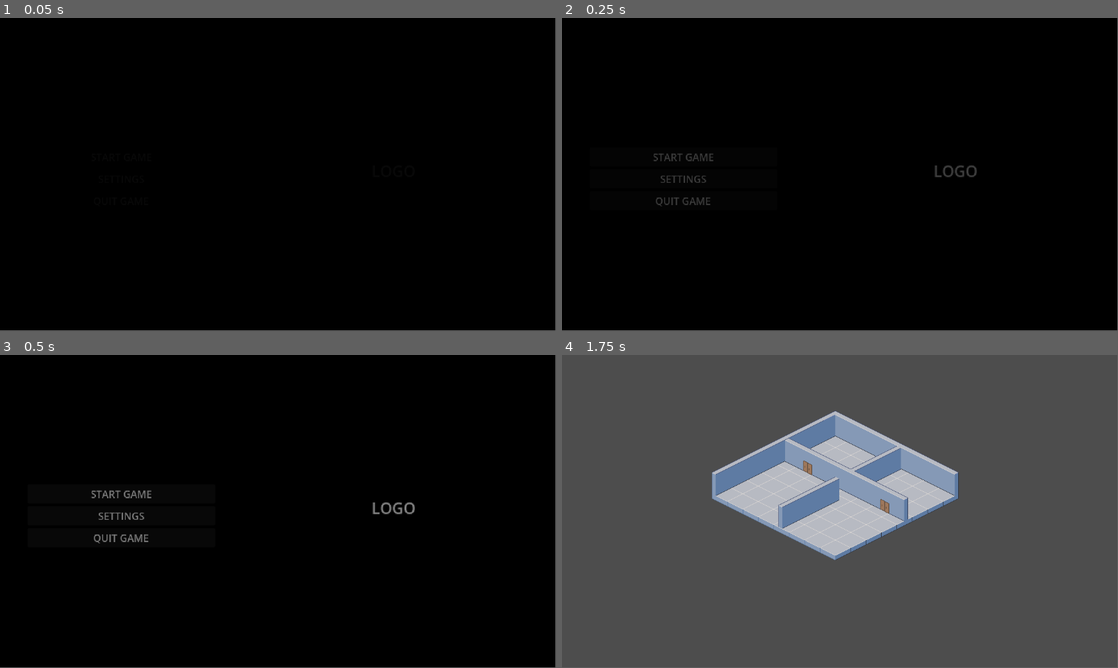
Above: before the commit, frames 1-4 (two rows, left to right).
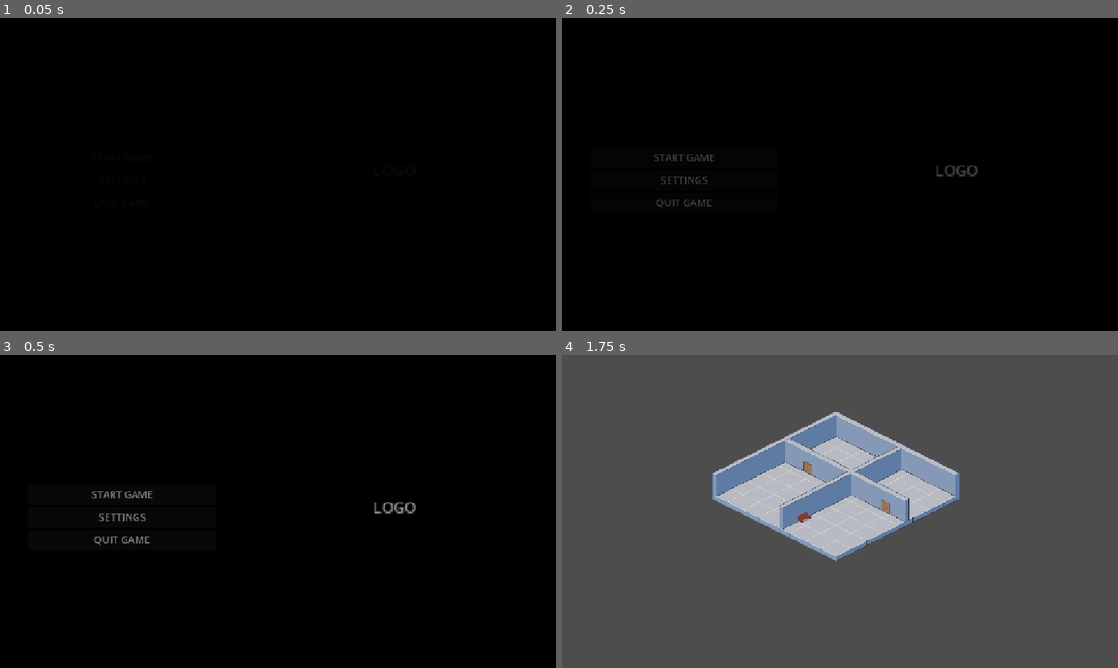
Above: after the commit, the same moments.

Repository: g3evorz/Thera-Cup-Manage-Your-Clinic
Game: Godot game, scene res://scene/home_screen.tscn
Two runs of this game, one before a commit and one after it. Both use one fixed random seed, a clock stepped at 60 frames per second and the inputs below.
Inputs:
- Up to frame 1 (0.05 s): no input
- Up to frame 2 (0.25 s): no input
- Up to frame 3 (0.5 s): no input
- Up to frame 4 (1.75 s): click "START GAME" at 0.5 s; click "START GAME" at 1.25 s
In our replay, the window is 799x449 before the commit and 800x450 after it. These sizes can differ from the game's own. Grey fills any space a smaller window leaves; there, only what the larger window draws over its background counts as a difference.

The runs differ from the first frame. In frame 2, 0.5% of the frame differs, in the area x 16-75%, y 43-61%; in frame 3, 0.7%; in frame 4, 1.8%, in the area x 27-72%, y 17-66%.
Error in both runs: Cannot call method 'change_scene_to_file' on a null value. (res://scripts/home_screen.gd:13)

Commit message:
resolution fix

Diff:
--- a/project.godot
+++ b/project.godot
@@ -15,6 +15,10 @@
 config/features=PackedStringArray("4.4", "Forward Plus")
 config/icon="res://icon.svg"
 
+[display]
+
+window/stretch/mode="canvas_items"
+
 [dotnet]
 
 project/assembly_name="MAGE_11"
--- a/scene/clinic.tscn
+++ b/scene/clinic.tscn
@@ -7,6 +7,7 @@
 [ext_resource type="Texture2D" uid="uid://dwykgev1ci3wt" path="res://Texture/Wall_right_door.png" id="4_pin8a"]
 [ext_resource type="Texture2D" uid="uid://cjnd24lk8f2g8" path="res://Texture/Floor.png" id="4_sxmuj"]
 [ext_resource type="Texture2D" uid="uid://cxy5iej2i03ia" path="res://Texture/Wall_left_corner.png" id="5_48us0"]
+[ext_resource type="Texture2D" uid="uid://b12a6qcta5tlh" path="res://Texture/Chair_left.png" id="5_b1va5"]
 [ext_resource type="Texture2D" uid="uid://u1etossvldjt" path="res://Texture/Wall_corner.png" id="5_hgldb"]
 [ext_resource type="Texture2D" uid="uid://8h5fpl4t0ar0" path="res://Texture/Wall_left_border.png" id="5_pin8a"]
 [ext_resource type="Texture2D" uid="uid://dwm06t8i6wts" path="res://Texture/Wall_right_corner.png" id="8_48us0"]
@@ -31,6 +32,11 @@
 0:0/size_in_atlas = Vector2i(1, 2)
 0:0/0 = 0
 0:0/0/texture_origin = Vector2i(0, -13)
+
+[sub_resource type="TileSetAtlasSource" id="TileSetAtlasSource_wnowi"]
+texture = ExtResource("5_b1va5")
+texture_region_size = Vector2i(64, 32)
+0:1/0 = 0
 
 [sub_resource type="TileSetAtlasSource" id="TileSetAtlasSource_fxxox"]
 texture = ExtResource("5_48us0")
@@ -110,6 +116,7 @@
 sources/9 = SubResource("TileSetAtlasSource_gcsg6")
 sources/10 = SubResource("TileSetAtlasSource_dl8bk")
 sources/12 = SubResource("TileSetAtlasSource_fxxox")
+sources/11 = SubResource("TileSetAtlasSource_wnowi")
 
 [node name="Clinic" type="Node2D"]
 
@@ -130,4 +137,4 @@
 layer_2/name = "Layer2"
 layer_2/y_sort_origin = 1
 layer_2/z_index = 1
-layer_2/tile_data = PackedInt32Array(-458752, 6, 0, -393216, 0, 0, -327680, 0, 0, -262143, 1, 0, -262142, 10, 0, -262141, 9, 0, 65537, 12, 0, -196608, 0, 0, -131072, 0, 0, -65536, 0, 0, -262144, 2, 0, -196609, 1, 0, -196610, 1, 0, -196611, 10, 0, -196612, 1, 0)
+layer_2/tile_data = PackedInt32Array(-458752, 6, 0, -393216, 0, 0, -327680, 0, 0, -262143, 1, 0, -262142, 10, 0, -262141, 9, 0, 65537, 12, 0, -196608, 0, 0, -131072, 0, 0, -65536, 0, 0, -262144, 2, 0, -196609, 1, 0, -196610, 1, 0, -196611, 10, 0, -196612, 1, 0, 1, 11, 1)
--- a/scene/home_screen.tscn
+++ b/scene/home_screen.tscn
@@ -119,7 +119,6 @@
 vertical_alignment = 1
 
 [node name="popup" type="Control" parent="ColorRect"]
-visible = false
 layout_mode = 1
 anchor_left = 0.390706
 anchor_top = 0.363636
Binary file added: Texture/Chair_left.png
Not shown, added: Texture/Chair_left.png.import
Binary file changed: Texture/Wall_bottom_intersection.png
Not shown: 1 places in scene/clinic.tscn that only renumber resources
